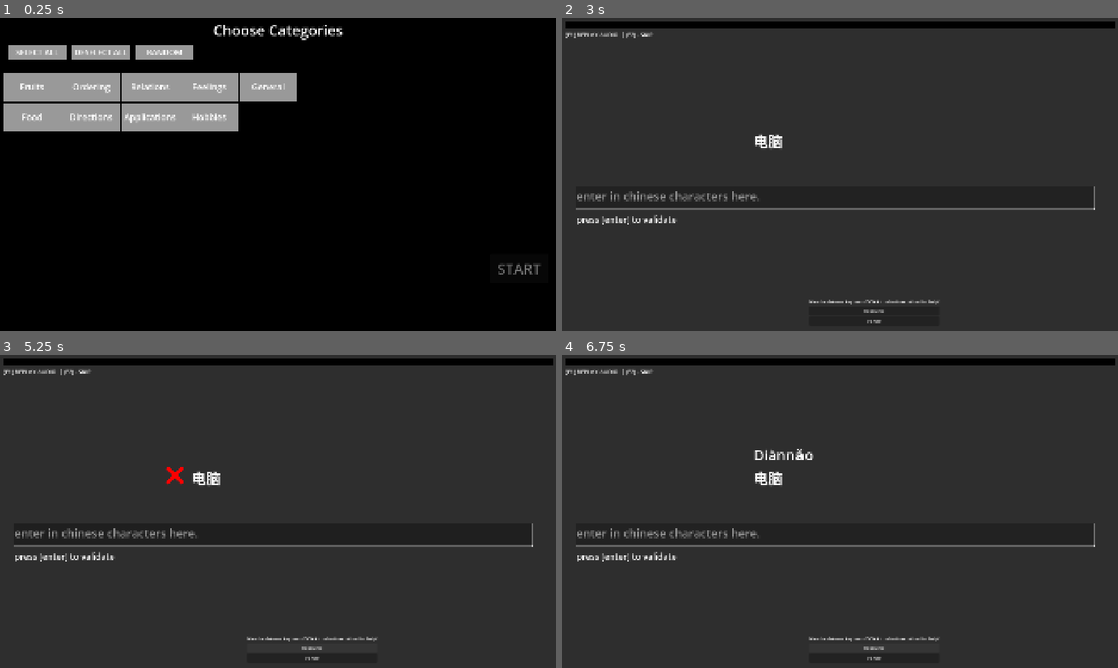
Above: before the commit, frames 1-4 (two rows, left to right).
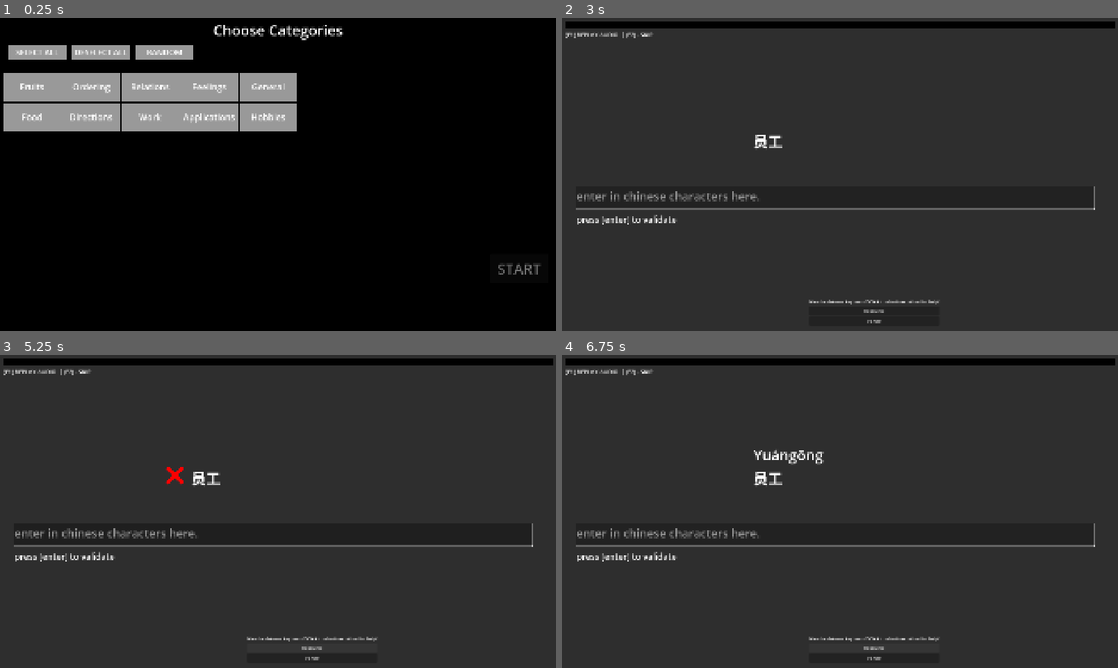
Above: after the commit, the same moments.

Repository: mathew-tran/chinese-learner
Game: Godot game, scene res://Scenes/Main.tscn
Same seed, same stepped clock (60 frames per second), same inputs: the game is played once before the commit and once after it.
Inputs (mouse positions are in pixels of both pictures, inside the frame that each line leads up to):
- Up to frame 1 (0.25 s): no input
- Up to frame 2 (3 s): click (834, 196) at 0.52 s; type "Alex" at 0.6 s; click "Resource" at 1.25 s; click (712, 118) at 2 s, where only the run after the commit has a clickable "Work"; click "START" at 2.75 s
- Up to frame 3 (5.25 s): click "Resource" at 3.5 s; click "Resource" at 4.25 s; tap Enter at 5 s
- Up to frame 4 (6.75 s): tap Enter at 5.75, 6.5 s

The runs differ from the first frame. In frame 1, 1.1% of the frame differs, in the area x 22-54%, y 27-37%; in frame 2, 0.1%; in frame 3, 0.1%; in frame 4, 0.5%.
Error in both runs: Invalid access of index '0' on a base object of type: 'PackedStringArray'. (res://Scripts/Autoloads/Helper.gd:10)

Commit message:
add work module

Diff:
--- /dev/null
+++ b/Content/Modules/Module_Work.tres
@@ -0,0 +1,9 @@
+[gd_resource type="Resource" script_class="ModuleData" load_steps=2 format=3 uid="uid://cucfn38jihykj"]
+
+[ext_resource type="Script" uid="uid://d3cqgtt72i0q" path="res://DataTypes/ModuleData.gd" id="1_ibi2e"]
+
+[resource]
+script = ExtResource("1_ibi2e")
+ModuleName = "Work"
+Topic = "res://Content/Topics/Work"
+metadata/_custom_type_script = "uid://d3cqgtt72i0q"
--- /dev/null
+++ b/Content/Topics/Work/Sentence_Work_Boss.tres
@@ -0,0 +1,10 @@
+[gd_resource type="Resource" script_class="SentenceData" load_steps=2 format=3 uid="uid://odx0xamvpiai"]
+
+[ext_resource type="Script" uid="uid://clouyvwi1n3sy" path="res://DataTypes/SentenceData.gd" id="1_gi2v4"]
+
+[resource]
+script = ExtResource("1_gi2v4")
+Sentence = "老板"
+TranslatedSentence = "Boss"
+Pinyin = "Lǎobǎn"
+metadata/_custom_type_script = "uid://clouyvwi1n3sy"
--- /dev/null
+++ b/Content/Topics/Work/Sentence_Work_Company.tres
@@ -0,0 +1,10 @@
+[gd_resource type="Resource" script_class="SentenceData" load_steps=2 format=3 uid="uid://cam8ybml8cdvc"]
+
+[ext_resource type="Script" uid="uid://clouyvwi1n3sy" path="res://DataTypes/SentenceData.gd" id="1_3nq44"]
+
+[resource]
+script = ExtResource("1_3nq44")
+Sentence = "公司"
+TranslatedSentence = "Company"
+Pinyin = "Gōngsī"
+metadata/_custom_type_script = "uid://clouyvwi1n3sy"
--- /dev/null
+++ b/Content/Topics/Work/Sentence_Work_Coworker.tres
@@ -0,0 +1,10 @@
+[gd_resource type="Resource" script_class="SentenceData" load_steps=2 format=3 uid="uid://4thjs4cdpnk5"]
+
+[ext_resource type="Script" uid="uid://clouyvwi1n3sy" path="res://DataTypes/SentenceData.gd" id="1_j13n5"]
+
+[resource]
+script = ExtResource("1_j13n5")
+Sentence = "同事"
+TranslatedSentence = "Coworker"
+Pinyin = "Tóngshì"
+metadata/_custom_type_script = "uid://clouyvwi1n3sy"
--- /dev/null
+++ b/Content/Topics/Work/Sentence_Work_Employee.tres
@@ -0,0 +1,10 @@
+[gd_resource type="Resource" script_class="SentenceData" load_steps=2 format=3 uid="uid://c0qk6mxhqnl17"]
+
+[ext_resource type="Script" uid="uid://clouyvwi1n3sy" path="res://DataTypes/SentenceData.gd" id="1_2587w"]
+
+[resource]
+script = ExtResource("1_2587w")
+Sentence = "员工"
+TranslatedSentence = "Employee"
+Pinyin = "Yuángōng"
+metadata/_custom_type_script = "uid://clouyvwi1n3sy"
--- /dev/null
+++ b/Content/Topics/Work/Sentence_Work_Fired.tres
@@ -0,0 +1,10 @@
+[gd_resource type="Resource" script_class="SentenceData" load_steps=2 format=3 uid="uid://stsaa8iaw347"]
+
+[ext_resource type="Script" uid="uid://clouyvwi1n3sy" path="res://DataTypes/SentenceData.gd" id="1_11juk"]
+
+[resource]
+script = ExtResource("1_11juk")
+Sentence = "被解雇"
+TranslatedSentence = "Fired"
+Pinyin = "Bèi jiěgù"
+metadata/_custom_type_script = "uid://clouyvwi1n3sy"
--- /dev/null
+++ b/Content/Topics/Work/Sentence_Work_Hired.tres
@@ -0,0 +1,10 @@
+[gd_resource type="Resource" script_class="SentenceData" load_steps=2 format=3 uid="uid://diy8lvahvve3p"]
+
+[ext_resource type="Script" uid="uid://clouyvwi1n3sy" path="res://DataTypes/SentenceData.gd" id="1_vu0am"]
+
+[resource]
+script = ExtResource("1_vu0am")
+Sentence = "雇用"
+TranslatedSentence = "Hired"
+Pinyin = "Gùyòng"
+metadata/_custom_type_script = "uid://clouyvwi1n3sy"
--- /dev/null
+++ b/Content/Topics/Work/Sentence_Work_I_Am_Busy_Working.tres
@@ -0,0 +1,10 @@
+[gd_resource type="Resource" script_class="SentenceData" load_steps=2 format=3 uid="uid://dnpogtnmlgcs4"]
+
+[ext_resource type="Script" uid="uid://clouyvwi1n3sy" path="res://DataTypes/SentenceData.gd" id="1_wjhb3"]
+
+[resource]
+script = ExtResource("1_wjhb3")
+Sentence = "我工作很忙"
+TranslatedSentence = "I am busy working"
+Pinyin = "Wǒ gōngzuò hěn máng"
+metadata/_custom_type_script = "uid://clouyvwi1n3sy"
--- /dev/null
+++ b/Content/Topics/Work/Sentence_Work_Job.tres
@@ -0,0 +1,10 @@
+[gd_resource type="Resource" script_class="SentenceData" load_steps=2 format=3 uid="uid://bm1i41mmhncay"]
+
+[ext_resource type="Script" uid="uid://clouyvwi1n3sy" path="res://DataTypes/SentenceData.gd" id="1_y4rbl"]
+
+[resource]
+script = ExtResource("1_y4rbl")
+Sentence = "工作"
+TranslatedSentence = "Job"
+Pinyin = "Gōngzuò"
+metadata/_custom_type_script = "uid://clouyvwi1n3sy"
--- /dev/null
+++ b/Content/Topics/Work/Sentence_Work_Salary.tres
@@ -0,0 +1,10 @@
+[gd_resource type="Resource" script_class="SentenceData" load_steps=2 format=3 uid="uid://crtvwcdqnibwi"]
+
+[ext_resource type="Script" uid="uid://clouyvwi1n3sy" path="res://DataTypes/SentenceData.gd" id="1_ujyxl"]
+
+[resource]
+script = ExtResource("1_ujyxl")
+Sentence = "薪水"
+TranslatedSentence = "Salary"
+Pinyin = "Xīnshuǐ"
+metadata/_custom_type_script = "uid://clouyvwi1n3sy"
--- /dev/null
+++ b/Content/Topics/Work/Sentence_Work_WorkVisa.tres
@@ -0,0 +1,10 @@
+[gd_resource type="Resource" script_class="SentenceData" load_steps=2 format=3 uid="uid://m6kdphylwdj"]
+
+[ext_resource type="Script" uid="uid://clouyvwi1n3sy" path="res://DataTypes/SentenceData.gd" id="1_ukqru"]
+
+[resource]
+script = ExtResource("1_ukqru")
+Sentence = "工作签证"
+TranslatedSentence = "Work Visa"
+Pinyin = "Gōngzuò qiānzhèng"
+metadata/_custom_type_script = "uid://clouyvwi1n3sy"
--- /dev/null
+++ b/Content/Topics/Work/Sentence_Work_Workday.tres
@@ -0,0 +1,10 @@
+[gd_resource type="Resource" script_class="SentenceData" load_steps=2 format=3 uid="uid://d02b87nuvsh8j"]
+
+[ext_resource type="Script" uid="uid://clouyvwi1n3sy" path="res://DataTypes/SentenceData.gd" id="1_2fyk1"]
+
+[resource]
+script = ExtResource("1_2fyk1")
+Sentence = "工作日"
+TranslatedSentence = "Workday"
+Pinyin = "Gōngzuò rì"
+metadata/_custom_type_script = "uid://clouyvwi1n3sy"
--- a/Scripts/Game.gd
+++ b/Scripts/Game.gd
@@ -38,6 +38,8 @@
 
 
 func ChooseNextSentence():
+	$Panel/ProgressBar.value = Index
+	$Panel/ProgressBar.max_value = len(AllSentences)
 	if CurrentResult:
 		Results.append(CurrentResult)
 		CurrentResult = null
@@ -57,8 +59,7 @@
 	TranslatedText.text = ""
 	AnswerSymbol.Hide()
 	PlayerText.text = ""
-	$Panel/ProgressBar.value = Index
-	$Panel/ProgressBar.max_value = len(AllSentences)
+
 	$Panel/Pinyin.text = ""
 	Index += 1
 	PlayerText.editable = true
